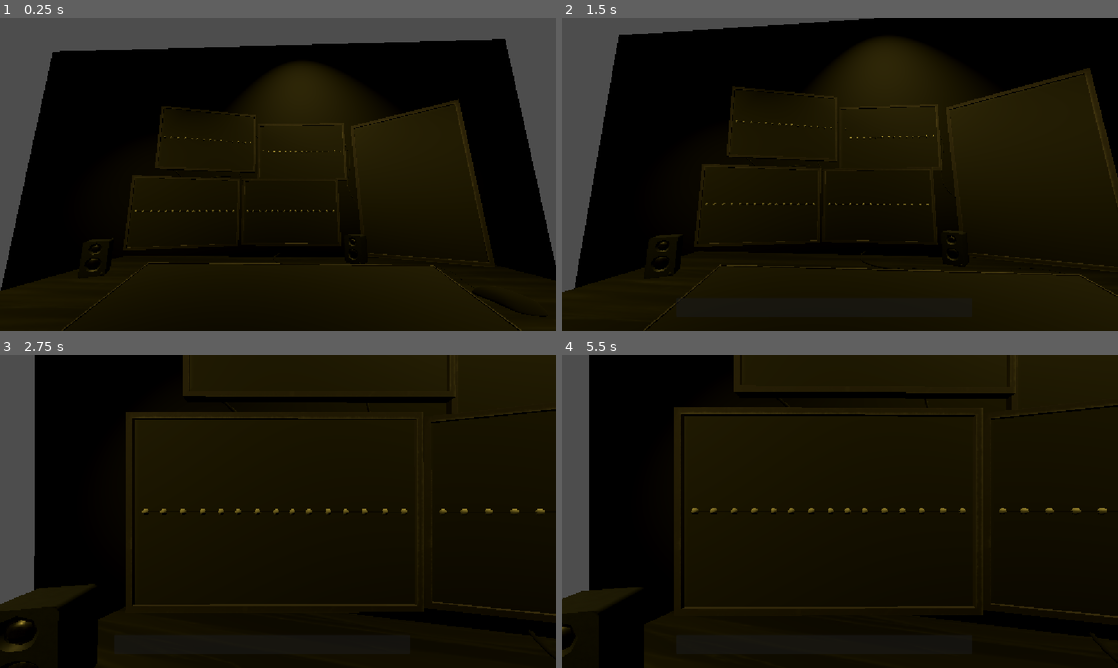
Above: before the commit, frames 1-4 (two rows, left to right).
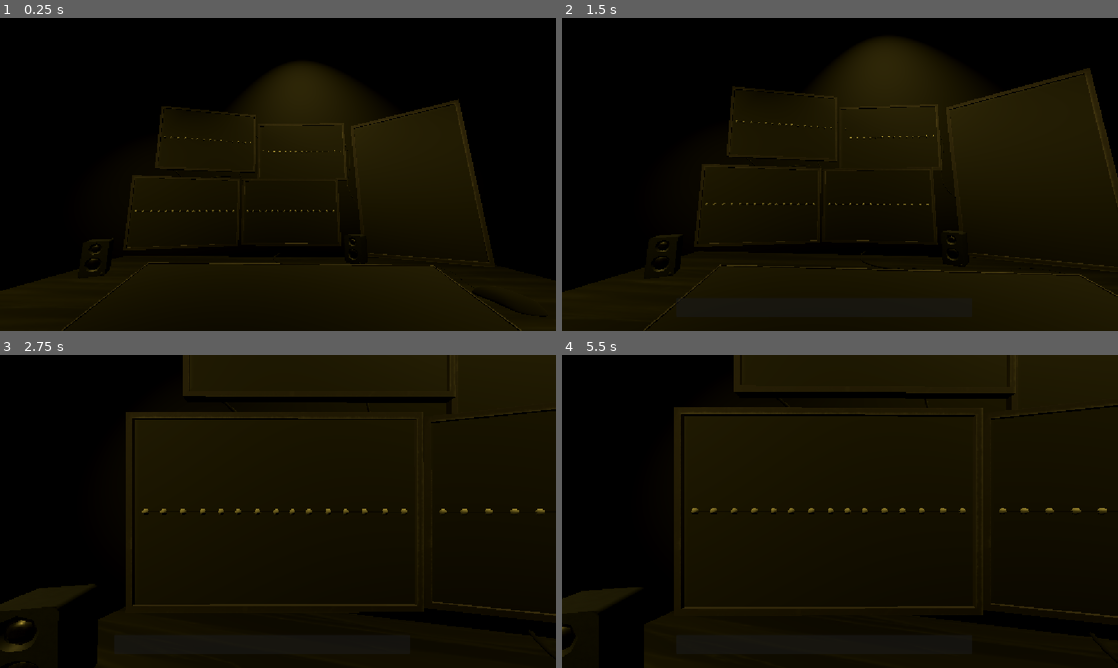
Above: after the commit, the same moments.

Repository: Lilly12568/Stockbouncer
Game: Godot game, scene res://Scenes/main.tscn
Same seed, same stepped clock (60 frames per second), same inputs: the game is played once before the commit and once after it.
Inputs (mouse positions are in pixels of both pictures, inside the frame that each line leads up to):
- Up to frame 1 (0.25 s): no input
- Up to frame 2 (1.5 s): tap Enter at 0.5 s; move the mouse to (962, 158) at 0.52 s; click (962, 158) at 0.67 s; tap Space at 1.25 s; move the mouse to (728, 190) at 1.27 s; click (728, 190) at 1.42 s
- Up to frame 3 (2.75 s): move the mouse to (333, 442) at 2.02 s; click (333, 442) at 2.17 s
- Up to frame 4 (5.5 s): move the mouse to (812, 574) at 2.77 s; click (812, 574) at 2.92 s; tap Enter at 3.5 s; move the mouse to (1006, 558) at 3.52 s; click (1006, 558) at 3.67 s; move the mouse to (673, 464) at 4.27 s; click (673, 464) at 4.42 s; move the mouse to (867, 511) at 5.02 s; click (867, 511) at 5.17 s

The runs differ from the first frame. In frame 1, 16% of the frame differs, in the area x 0-100%, y 0-88%; in frame 2, 6.9%; in frame 3, 4.8%; in frame 4, 3.7%.

Commit message:
add camera zoom sfx

Diff:
--- a/Scenes/camera_3d.gd
+++ b/Scenes/camera_3d.gd
@@ -3,6 +3,9 @@
 
 @export var lerp_speed: float = 3.0
 @export var z_offset: float = 0.0
+
+@onready var camera_inSound: AudioStreamPlayer3D = $WooshInSound
+@onready var camera_outSound: AudioStreamPlayer3D = $WooshOutSound
 
 var moving = false
 var returning = false
@@ -51,6 +54,8 @@
 
 
 func LerpCamToPos(target: Node3D):
+	camera_inSound.pitch_scale = RandomNumberGenerator.new().randf_range(0.8, 1.2)
+	camera_inSound.play()
 	target_position = target.global_position + target.global_basis.z * z_offset
 	target_rotation = target.global_basis.get_rotation_quaternion()
 
@@ -66,3 +71,5 @@
 	returning = true
 	moving = true
 	can_return = false
+	camera_outSound.pitch_scale = RandomNumberGenerator.new().randf_range(0.8, 1.2)
+	camera_outSound.play()
--- a/Scenes/main.tscn
+++ b/Scenes/main.tscn
@@ -9,7 +9,9 @@
 [ext_resource type="Material" uid="uid://bnieva1vfiwvm" path="res://new_standard_material_3d.tres" id="6_6iyac"]
 [ext_resource type="ArrayMesh" uid="uid://bh6on7fwpbktl" path="res://Meshes/Desk/InsiderTradingGame_Desk.fbx" id="6_21xkr"]
 [ext_resource type="Script" uid="uid://ctknp85nriwbh" path="res://Scenes/control.gd" id="8_344ge"]
+[ext_resource type="AudioStream" uid="uid://b7r24hun783si" path="res://wooshsound.mp3" id="9_h1bgf"]
 [ext_resource type="ArrayMesh" uid="uid://b0pgmaa0m27y5" path="res://Meshes/Mouse/InsiderTradingGame_Mouse.fbx" id="9_ynf5e"]
+[ext_resource type="AudioStream" uid="uid://s6t7qw5b1m6f" path="res://wooshsound2.mp3" id="10_b3802"]
 [ext_resource type="PackedScene" uid="uid://biribdsd6iygm" path="res://Scenes/monitor_template.tscn" id="10_hptm8"]
 [ext_resource type="Script" uid="uid://b0g10rx14m4hp" path="res://Scenes/monitor_template_1.gd" id="11_d1ilt"]
 [ext_resource type="ArrayMesh" uid="uid://bmtkx3pxwobvh" path="res://InsiderTradingGame_Cable2.fbx" id="13_k12tt"]
@@ -20,10 +22,10 @@
 [sub_resource type="CylinderMesh" id="CylinderMesh_lfxu0"]
 
 [sub_resource type="BoxMesh" id="BoxMesh_hjb8m"]
-size = Vector3(0.16003418, 6.137024, 9.473511)
+size = Vector3(0.16003418, 9.839142, 16.13086)
 
 [sub_resource type="BoxMesh" id="BoxMesh_r6c0r"]
-size = Vector3(8.749756, 0.30773926, 8.913086)
+size = Vector3(8.749756, 0.30773926, 17.376709)
 
 [node name="Node3D" type="Node3D" unique_id=1869916815]
 script = ExtResource("1_6bp64")
@@ -51,7 +53,7 @@
 mesh = SubResource("CylinderMesh_lfxu0")
 
 [node name="MeshInstance3D" type="MeshInstance3D" parent="." unique_id=2081144064]
-transform = Transform3D(1, 0, 0, 0, 1, 0, 0, 0, 1, -2.2005496, 2.568512, 0.28912973)
+transform = Transform3D(1, 0, 0, 0, 1, 0, 0, 0, 1, -2.2005496, 4.419571, 0.28912973)
 mesh = SubResource("BoxMesh_hjb8m")
 surface_material_override/0 = ExtResource("6_6iyac")
 
@@ -72,6 +74,16 @@
 current = true
 script = ExtResource("6_6bp64")
 z_offset = 1.0
+
+[node name="WooshInSound" type="AudioStreamPlayer3D" parent="Player2/Camera3D" unique_id=1008215621]
+transform = Transform3D(-0.034899343, 0, -0.9993909, 0.17354241, 0.9848078, -0.0060602077, 0.98420787, -0.1736482, -0.034369145, 0.0075083002, -0.5727488, -0.11733651)
+stream = ExtResource("9_h1bgf")
+volume_db = -40.0
+
+[node name="WooshOutSound" type="AudioStreamPlayer3D" parent="Player2/Camera3D" unique_id=1349719903]
+transform = Transform3D(-0.034899343, 0, -0.9993909, 0.17354241, 0.9848078, -0.0060602077, 0.98420787, -0.1736482, -0.034369145, 0.0075083002, -0.5727488, -0.11733651)
+stream = ExtResource("10_b3802")
+volume_db = -40.0
 
 [node name="refresh_stocks" type="Timer" parent="." unique_id=316505965]
 autostart = true
Not shown, added: wooshsound.mp3.import
Not shown, added: wooshsound2.mp3.import
Not shown, added: wooshsound.mp3
Not shown, added: wooshsound2.mp3
